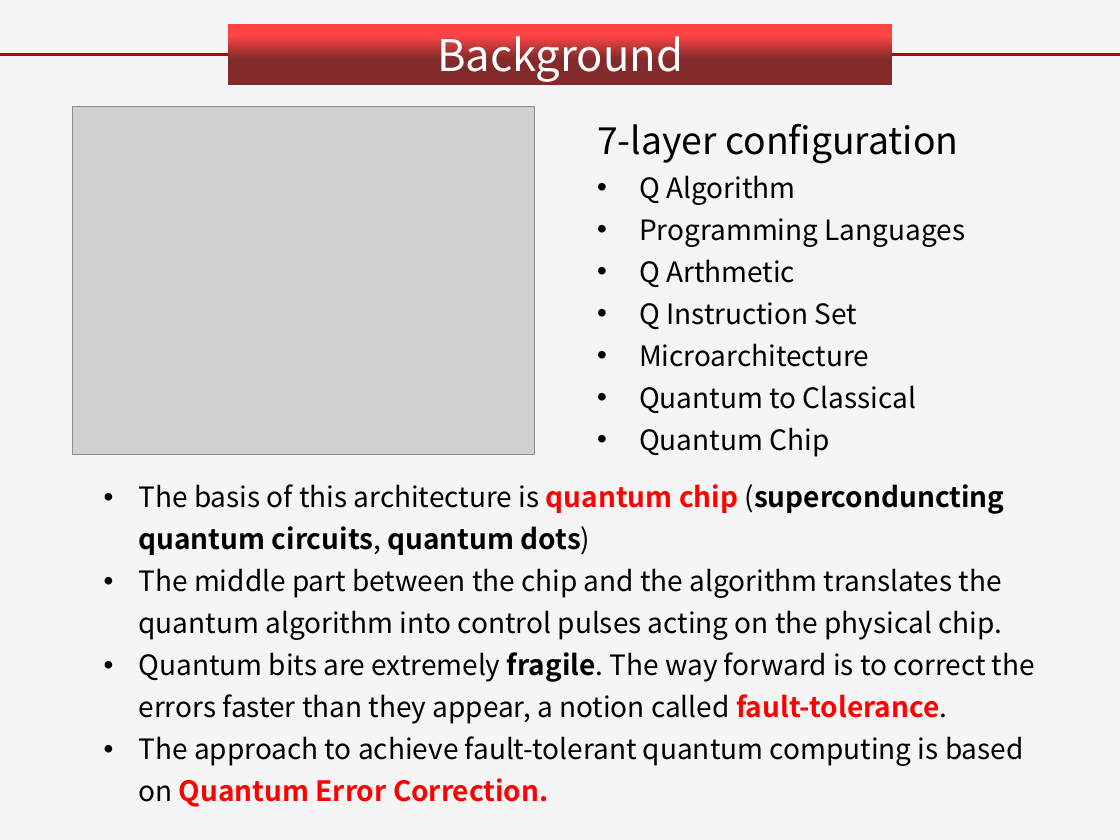
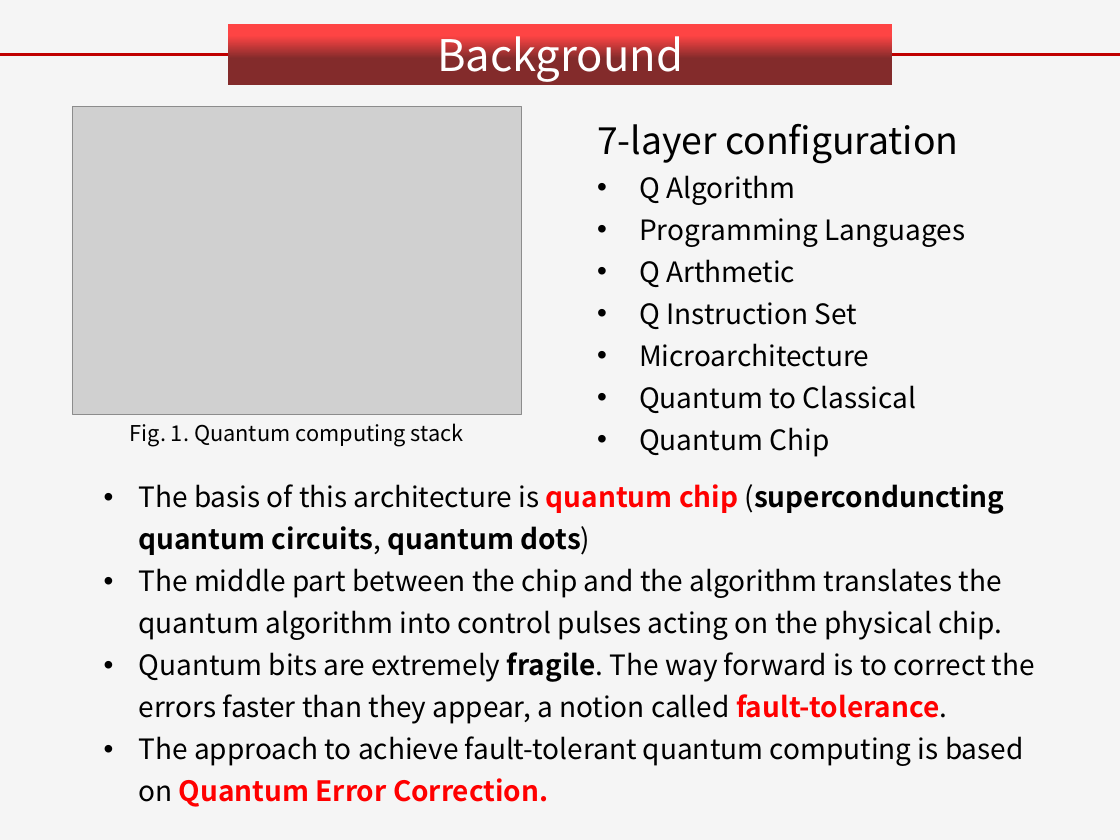
Before and after one commit to mantianxing-tiga/git-demo, a slide deck: slide 3 of cat qubit/Group Meeting/Report_Cat qubit.pptx. Drawn at 1120x840 pixels with LibreOffice and Linux fonts; fonts in the diff are those of the drawing; grey boxes stand for pictures; background and template pictures are left out. Boxes give left, top, right and bottom in pixels: in the first picture for what was removed or moved away, otherwise in the second. Text is boxed around its words. In the diff, an @@ line names an element or a change of style, - is before the commit and + after.

```diff
--- a/cat qubit/Group Meeting/Report_Cat qubit.pptx
+++ b/cat qubit/Group Meeting/Report_Cat qubit.pptx
@@ picture: place and size @@
-picture at <box>73,106,535,454</box>
+picture at <box>73,106,521,413</box>
@@ text added at <box>130,423,464,447</box>, 14 pt, text #000000 @@
+Fig. 1. Quantum computing stack
```
Also in this commit, not shown: 1 other slide changed, 2 slides added, 1 other file.
